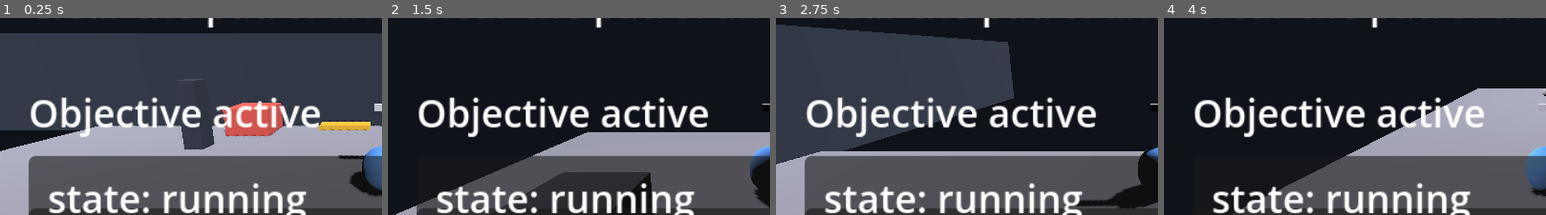
Above: before the commit, frames 1-4 (left to right).
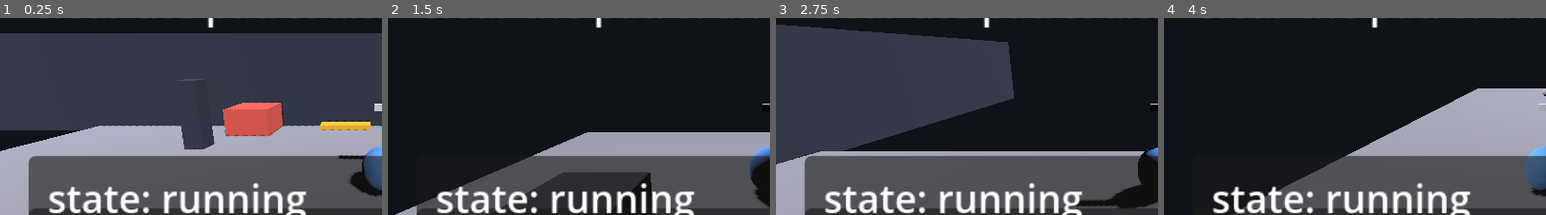
Above: after the commit, the same moments.

Repository: July-X/godot-game-one
Game: Godot game, scene res://scenes/main.tscn
Two runs of this game, one before a commit and one after it. Both use one fixed random seed, a clock stepped at 60 frames per second and the inputs below.
Inputs:
- Up to frame 1 (0.25 s): no input
- Up to frame 2 (1.5 s): tap Enter (ui_accept) at 0.5, 0.77 s; hold Right (ui_right) 0.53-1.28 s; hold Down (ui_down) from 1.28 s (still down)
- Up to frame 3 (2.75 s): tap Enter (ui_accept) at 1.52 s; release Down (ui_down) at 2.03 s; hold Right (ui_right) from 2.03 s (still down)
- Up to frame 4 (4 s): release Right (ui_right) at 2.78 s; hold Up (ui_up) 2.78-3.53 s; tap Enter (ui_accept) at 3.02, 3.77 s; hold Left (ui_left) from 3.53 s (still down)
The pictures show only the part of the screen within x 0-50%, y 22-72%; the shares and areas given below are measured in that part.

The runs differ from the first frame. In frame 1, 5.0% of the frame differs, in the area x 8-84%, y 40-61%; in frame 2, 5.1%; in frame 3, 5.1%; in frame 4, 4.9%.

Commit message:
feat: 添加相机震动、命中粒子特效、结算画面及击杀追踪

Diff:
--- /dev/null
+++ b/scenes/entities/hit_effect.tscn
@@ -0,0 +1,32 @@
+[gd_scene load_steps=4 format=3]
+
+[ext_resource type="Script" path="res://scripts/hit_effect.gd" id="1"]
+
+[sub_resource type="ParticleProcessMaterial" id="1"]
+particle_flag_disable_z = true
+spread = 90.0
+gravity = Vector3(0, 0, 0)
+initial_velocity_min = 2.0
+initial_velocity_max = 5.0
+scale_min = 0.08
+scale_max = 0.18
+color = Color(1.0, 0.85, 0.3, 1.0)
+
+[sub_resource type="QuadMesh" id="2"]
+size = Vector2(0.3, 0.3)
+
+[node name="HitEffect" type="Node3D"]
+script = ExtResource("1")
+
+[node name="Particles" type="GpuParticles3D" parent="."]
+amount = 6
+lifetime = 0.25
+one_shot = true
+explosiveness = 1.0
+process_material = SubResource("1")
+draw_pass_1 = SubResource("2")
+
+[node name="Timer" type="Timer" parent="."]
+wait_time = 0.3
+one_shot = true
+autostart = true
--- a/scenes/ui/hud.tscn
+++ b/scenes/ui/hud.tscn
@@ -1,6 +1,15 @@
-[gd_scene load_steps=1 format=3]
+[gd_scene load_steps=4 format=3]
 
 [ext_resource type="Script" path="res://scripts/hud.gd" id="1"]
+
+[sub_resource type="StyleBoxFlat" id="1"]
+bg_color = Color(0.05, 0.05, 0.1, 0.85)
+
+[sub_resource type="StyleBoxFlat" id="2"]
+bg_color = Color(0.1, 0.1, 0.2, 0.9)
+
+[sub_resource type="StyleBoxFlat" id="3"]
+bg_color = Color(0.15, 0.15, 0.25, 0.95)
 
 [node name="HUD" type="CanvasLayer"]
 script = ExtResource("1")
@@ -50,17 +59,6 @@
 text = "Command: hold the line and retrieve the data core."
 autowrap_mode = 3
 
-[node name="StatusLabel" type="Label" parent="Root"]
-anchor_left = 0.0
-anchor_top = 0.0
-anchor_right = 1.0
-anchor_bottom = 0.0
-offset_left = 12.0
-offset_top = 78.0
-offset_right = -12.0
-offset_bottom = 98.0
-text = ""
-
 [node name="DebugPanel" type="Panel" parent="Root"]
 visible = false
 offset_left = 12.0
@@ -75,3 +73,53 @@
 offset_bottom = 56.0
 text = "debug"
 autowrap_mode = 3
+
+[node name="ResultPanel" type="Panel" parent="Root"]
+visible = false
+anchor_left = 0.0
+anchor_top = 0.0
+anchor_right = 1.0
+anchor_bottom = 1.0
+offset_left = 0.0
+offset_top = 0.0
+offset_right = 0.0
+offset_bottom = 0.0
+theme_override_styles/panel = SubResource("1")
+
+[node name="CenterBox" type="CenterContainer" parent="Root/ResultPanel"]
+anchor_left = 0.0
+anchor_top = 0.0
+anchor_right = 1.0
+anchor_bottom = 1.0
+offset_left = 40.0
+offset_top = 40.0
+offset_right = -40.0
+offset_bottom = -40.0
+
+[node name="VBox" type="VBoxContainer" parent="Root/ResultPanel/CenterBox"]
+custom_minimum_size = Vector2(200, 0)
+theme_override_constants/separation = 12
+
+[node name="TitleLabel" type="Label" parent="Root/ResultPanel/CenterBox/VBox"]
+custom_minimum_size = Vector2(0, 0)
+theme_override_font_sizes/font_size = 18
+theme_override_colors/font_color = Color(0.9, 0.9, 0.85, 1)
+horizontal_alignment = 1
+
+[node name="Divider" type="HSeparator" parent="Root/ResultPanel/CenterBox/VBox"]
+
+[node name="StoryResultLabel" type="Label" parent="Root/ResultPanel/CenterBox/VBox"]
+theme_override_font_sizes/font_size = 10
+theme_override_colors/font_color = Color(0.7, 0.7, 0.75, 1)
+autowrap_mode = 3
+horizontal_alignment = 1
+
+[node name="StatsLabel" type="Label" parent="Root/ResultPanel/CenterBox/VBox"]
+theme_override_font_sizes/font_size = 10
+theme_override_colors/font_color = Color(0.6, 0.6, 0.65, 1)
+horizontal_alignment = 1
+
+[node name="RestartHint" type="Label" parent="Root/ResultPanel/CenterBox/VBox"]
+theme_override_font_sizes/font_size = 9
+theme_override_colors/font_color = Color(0.85, 0.85, 0.3, 1)
+horizontal_alignment = 1
--- /dev/null
+++ b/scripts/hit_effect.gd
@@ -0,0 +1,5 @@
+extends Node3D
+
+func _ready() -> void:
+	var timer = $Timer
+	timer.timeout.connect(queue_free)
--- a/scripts/hud.gd
+++ b/scripts/hud.gd
@@ -3,9 +3,13 @@
 @onready var health_label = $Root/TopBar/HealthLabel
 @onready var objective_label = $Root/TopBar/ObjectiveLabel
 @onready var story_label = $Root/DialogueBox/StoryLabel
-@onready var status_label = $Root/StatusLabel
 @onready var debug_panel = $Root/DebugPanel
 @onready var debug_label = $Root/DebugPanel/DebugLabel
+@onready var result_panel = $Root/ResultPanel
+@onready var title_label = $Root/ResultPanel/CenterBox/VBox/TitleLabel
+@onready var story_result_label = $Root/ResultPanel/CenterBox/VBox/StoryResultLabel
+@onready var stats_label = $Root/ResultPanel/CenterBox/VBox/StatsLabel
+@onready var restart_hint = $Root/ResultPanel/CenterBox/VBox/RestartHint
 
 func set_health(current_health: int, max_health: int) -> void:
 	health_label.text = "HP %d/%d" % [current_health, max_health]
@@ -18,16 +22,25 @@
 
 func set_run_state(state: String) -> void:
 	if state == "running":
-		status_label.text = "Objective active"
+		story_label.text = "Objective active"
 	elif state == "finished":
-		status_label.text = "Mission complete. Press Enter to restart."
+		story_label.text = "Mission complete. Press Enter to restart."
 	elif state == "failed":
-		status_label.text = "Mission failed. Press Enter to retry."
+		story_label.text = "Mission failed. Press Enter to retry."
 	else:
-		status_label.text = "Booting..."
+		story_label.text = "Booting..."
 
 func toggle_debug(visible_state: bool) -> void:
 	debug_panel.visible = visible_state
 
 func set_debug_text(text: String) -> void:
 	debug_label.text = text
+
+func show_result_screen(state: String, story: String, kills: int, total_enemies: int) -> void:
+	var is_success = state == "finished"
+	title_label.text = "MISSION COMPLETE" if is_success else "MISSION FAILED"
+	title_label.add_theme_color_override("font_color", Color(0.3, 0.85, 0.4, 1) if is_success else Color(0.85, 0.25, 0.2, 1))
+	story_result_label.text = story
+	stats_label.text = "Enemies eliminated: %d / %d" % [kills, total_enemies]
+	restart_hint.text = "Press ENTER to restart"
+	result_panel.visible = true
--- a/scripts/main.gd
+++ b/scripts/main.gd
@@ -5,8 +5,11 @@
 @onready var hud = $HUD
 
 var _enemy_count: int = 0
+var _kill_count: int = 0
+var _total_enemies: int = 0
 var _exit_open: bool = false
 var _debug_visible: bool = true
+var _result_shown: bool = false
 
 func _ready() -> void:
 	GameState.reset_run()
@@ -61,6 +64,7 @@
 
 func _refresh_enemy_count() -> void:
 	_enemy_count = get_tree().get_nodes_in_group("enemies").size()
+	_total_enemies = _enemy_count
 	_update_exit_state()
 
 func _update_exit_state() -> void:
@@ -91,18 +95,35 @@
 	GameState.health_changed.emit(current_health, max_health)
 	if current_health == 0:
 		GameState.set_story_line("You were overwhelmed. Restart and push through more cleanly.")
-		GameState.set_run_state("failed")
+		_trigger_result()
 
 func _on_player_died() -> void:
 	GameState.set_story_line("Mission failed.")
+	_trigger_result()
+
+func _trigger_result() -> void:
+	if _result_shown:
+		return
+	_result_shown = true
 	GameState.set_run_state("failed")
+	_hide_game_hud()
+	hud.show_result_screen(GameState.run_state, GameState.story_line, _kill_count, _total_enemies)
+
+func _hide_game_hud() -> void:
+	hud.get_node("Root/TopBar").visible = false
+	hud.get_node("Root/DialogueBox").visible = false
 
 func _on_player_reached_exit() -> void:
 	if not _exit_open:
 		GameState.set_story_line("The exit is still locked. Clear the room first.")
 		return
+	if _result_shown:
+		return
+	_result_shown = true
 	GameState.set_story_line("Extraction complete. The relay data is secured.")
 	GameState.set_run_state("finished")
+	_hide_game_hud()
+	hud.show_result_screen(GameState.run_state, GameState.story_line, _kill_count, _total_enemies)
 
 func _on_player_reached_story_trigger() -> void:
 	if GameState.run_state != "running":
@@ -111,6 +132,7 @@
 
 func notify_enemy_defeated() -> void:
 	_enemy_count = max(_enemy_count - 1, 0)
+	_kill_count += 1
 	_update_exit_state()
 
 func _process(_delta: float) -> void:
@@ -136,11 +158,12 @@
 		return
 	var fps := Engine.get_frames_per_second()
 	var player_pos: Vector3 = player.global_position
-	var debug_text := "state: %s\nhp: %d/%d\nenemies: %d\npos: (%.2f, %.2f, %.2f)\nfps: %d" % [
+	var debug_text := "state: %s\nhp: %d/%d\nenemies: %d\nkills: %d\npos: (%.2f, %.2f, %.2f)\nfps: %d" % [
 		GameState.run_state,
 		GameState.current_health,
 		GameState.max_health,
 		_enemy_count,
+		_kill_count,
 		player_pos.x,
 		player_pos.y,
 		player_pos.z,
--- a/scripts/player.gd
+++ b/scripts/player.gd
@@ -10,18 +10,24 @@
 @export var max_health: int = 5
 @export var fire_cooldown: float = 0.18
 @export var hit_invincibility: float = 0.45
+@export var shake_intensity: float = 0.18
+@export var shake_decay: float = 8.0
 
 @onready var muzzle = $CameraRig/Muzzle
 @onready var body_mesh = $MeshInstance3D
+@onready var camera_rig = $CameraRig
 
 var current_health = 5
 var _fire_timer = 0.0
 var _invincibility_timer = 0.0
 var _flash_timer = 0.0
+var _shake_strength = 0.0
+var _camera_rest_pos: Vector3
 
 func _ready() -> void:
 	add_to_group("player")
 	current_health = max_health
+	_camera_rest_pos = camera_rig.position
 
 func _physics_process(delta: float) -> void:
 	if GameState.run_state != "running":
@@ -33,6 +39,7 @@
 	_invincibility_timer = max(_invincibility_timer - delta, 0.0)
 	_flash_timer = max(_flash_timer - delta, 0.0)
 	_update_damage_flash()
+	_update_camera_shake(delta)
 
 	var input_x := Input.get_axis("ui_left", "ui_right")
 	var input_z := Input.get_axis("ui_up", "ui_down")
@@ -67,6 +74,7 @@
 	current_health = max(current_health - amount, 0)
 	_invincibility_timer = hit_invincibility
 	_flash_timer = hit_invincibility
+	_shake_strength = shake_intensity
 	took_damage.emit(current_health, max_health)
 	if current_health == 0:
 		died.emit()
@@ -78,3 +86,15 @@
 		body_mesh.visible = false
 	else:
 		body_mesh.visible = true
+
+func _update_camera_shake(delta: float) -> void:
+	if _shake_strength > 0.0:
+		var offset := Vector3(
+			randf_range(-_shake_strength, _shake_strength),
+			randf_range(-_shake_strength, _shake_strength),
+			randf_range(-_shake_strength * 0.5, _shake_strength * 0.5)
+		)
+		camera_rig.position = _camera_rest_pos + offset
+		_shake_strength = max(_shake_strength - shake_decay * delta, 0.0)
+	else:
+		camera_rig.position = _camera_rest_pos
--- a/scripts/projectile.gd
+++ b/scripts/projectile.gd
@@ -5,6 +5,7 @@
 @export var damage: int = 1
 
 var _direction = Vector3(0, 0, -1)
+var _hit_effect_scene = preload("res://scenes/entities/hit_effect.tscn")
 
 func _ready() -> void:
 	body_entered.connect(_on_body_entered)
@@ -21,4 +22,10 @@
 func _on_body_entered(body: Node) -> void:
 	if body.has_method("take_damage"):
 		body.take_damage(damage)
-		queue_free()
+	_spawn_hit_effect()
+	queue_free()
+
+func _spawn_hit_effect() -> void:
+	var effect = _hit_effect_scene.instantiate()
+	get_tree().current_scene.add_child(effect)
+	effect.global_position = global_position
Not shown, added: scripts/hit_effect.gd.uid
